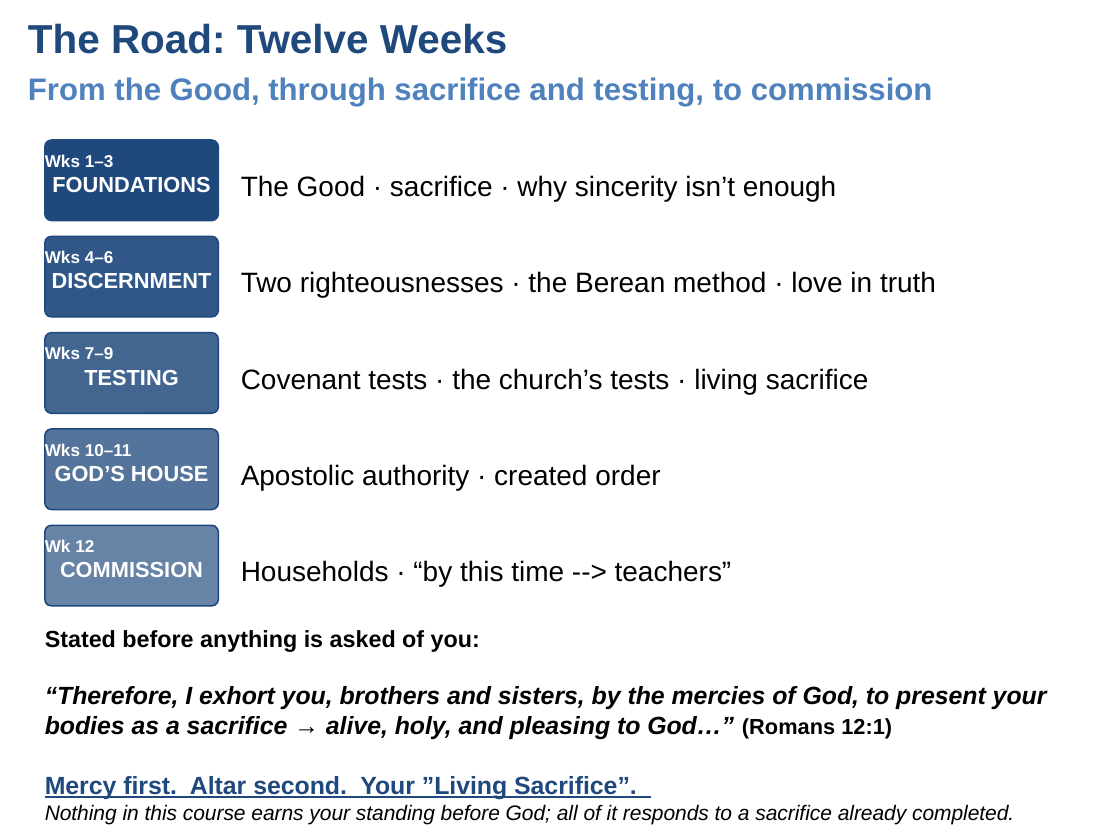
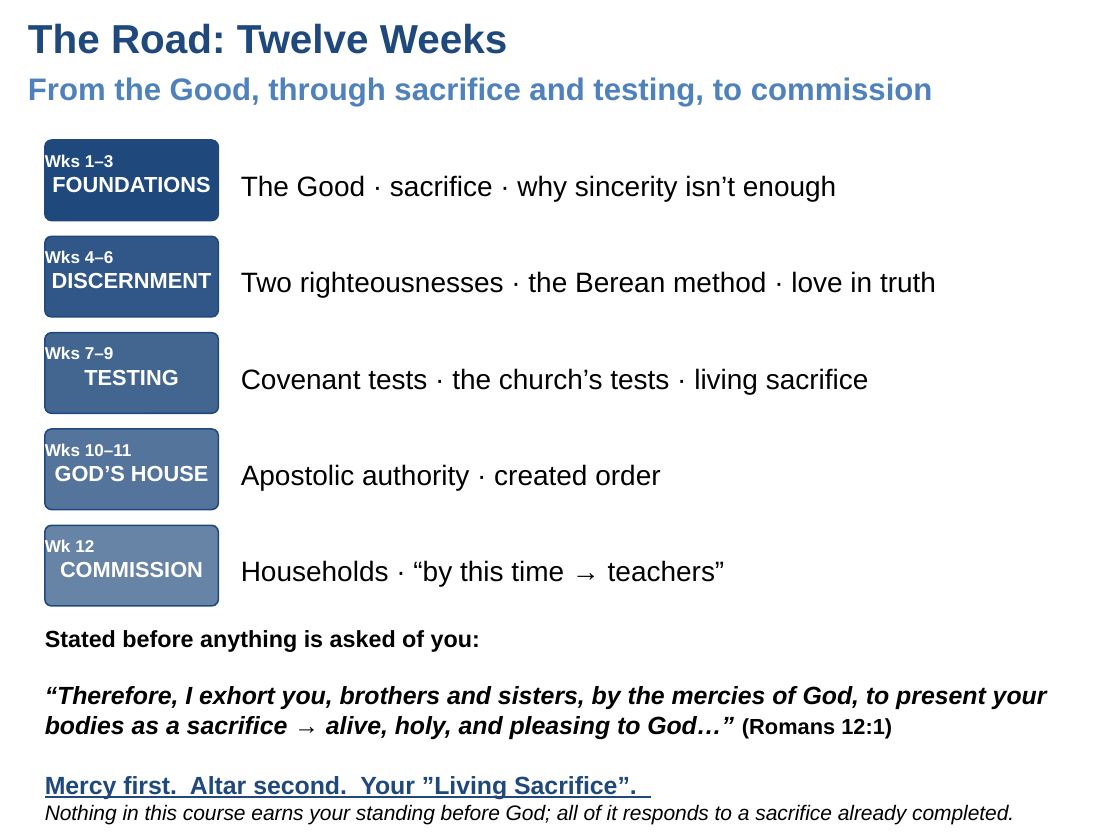
Before and after one commit to UsefulEngines/EvangelismPublic, a slide deck: slide 8 of 2026-Q4/02-PurposeOfTheGood/Week02-PurposeOfTheGood.pptx. Drawn at 1120x840 pixels with LibreOffice and Linux fonts; fonts in the diff are those of the drawing. Boxes give left, top, right and bottom in pixels: in the first picture for what was removed or moved away, otherwise in the second. Text is boxed around its words. In the diff, an @@ line names an element or a change of style, - is before the commit and + after.

```diff
--- a/2026-Q4/02-PurposeOfTheGood/Week02-PurposeOfTheGood.pptx
+++ b/2026-Q4/02-PurposeOfTheGood/Week02-PurposeOfTheGood.pptx
@@ text at box(241, 560, 725, 587): text changed @@
-Households · “by this time --> teachers”
+Households · “by this time → teachers”
```
Also in this commit, not shown: 3 other slides changed, 4 other files.
